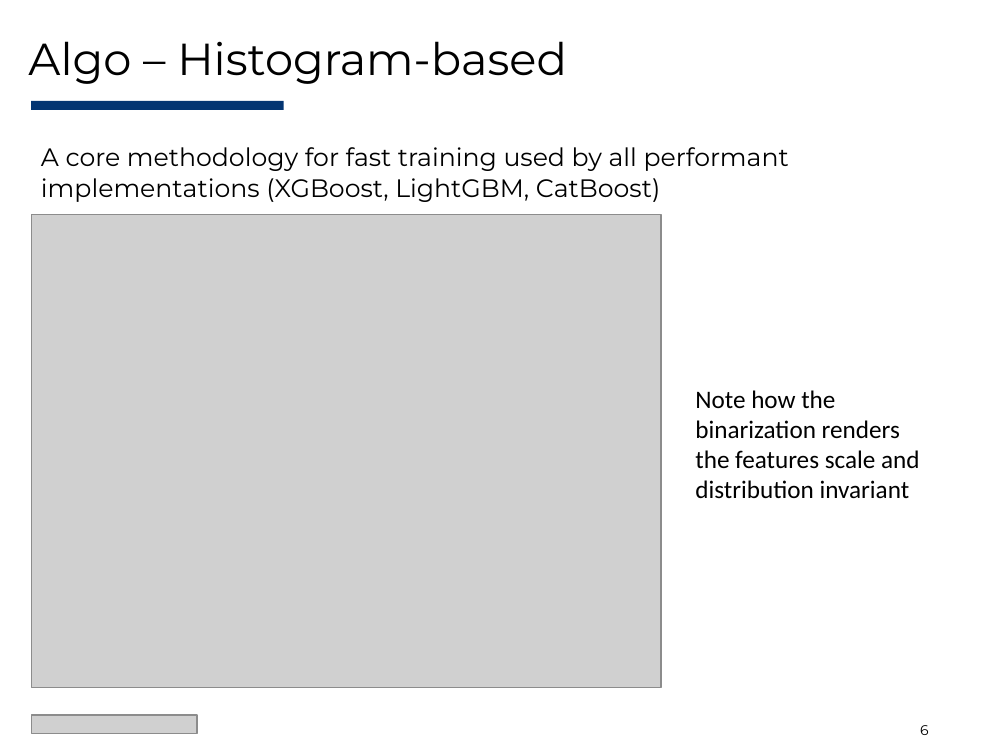
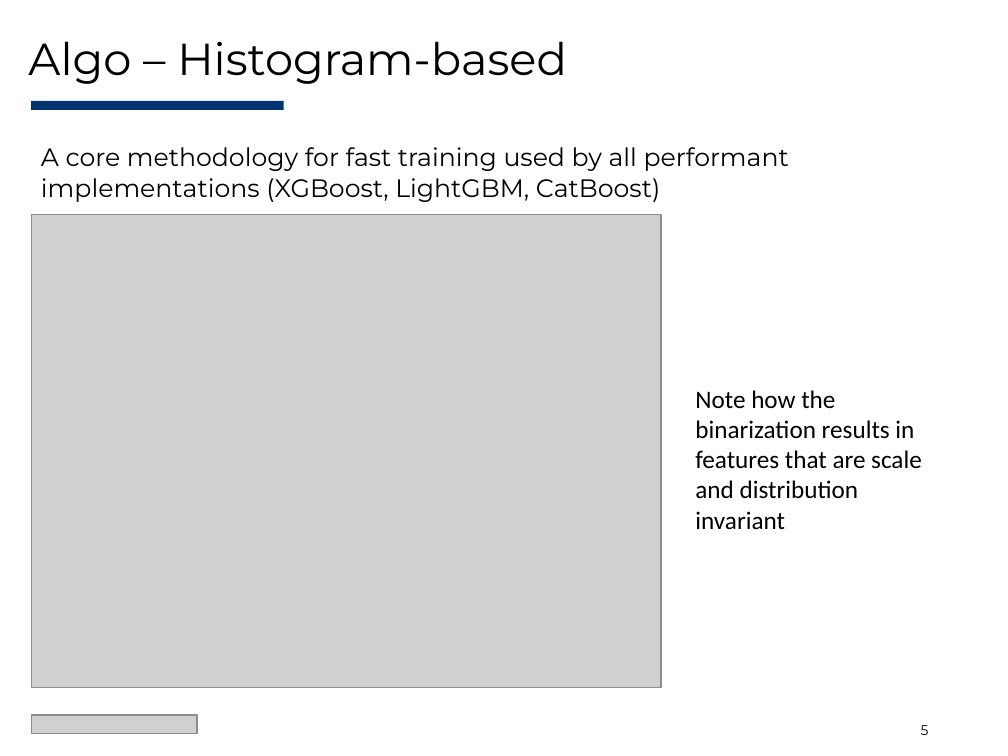
Before and after one commit to Evovest/EvoTrees.jl, a slide deck: slide 5 of docs/juliacon/EvoTrees-JuliaCon2025.pptx (slide 6 before the commit). Drawn at 1008x756 pixels with LibreOffice and Linux fonts; fonts in the diff are those of the drawing; grey boxes stand for pictures. Boxes give left, top, right and bottom in pixels: in the first picture for what was removed or moved away, otherwise in the second. Text is boxed around its words. In the diff, an @@ line names an element or a change of style, - is before the commit and + after.

```diff
--- a/docs/juliacon/EvoTrees-JuliaCon2025.pptx
+++ b/docs/juliacon/EvoTrees-JuliaCon2025.pptx
@@ text at (x1=695, y1=390, x2=922, y2=529): text changed @@
-Note how the binarization renders the features scale and distribution invariant
+Note how the binarization results in features that are scale and distribution invariant
@@ page number at (x1=921, y1=725, x2=929, y2=735): text changed @@
-6
+5
```
Also in this commit, not shown: 8 other slides changed, 2 slides added, 19 other files.
